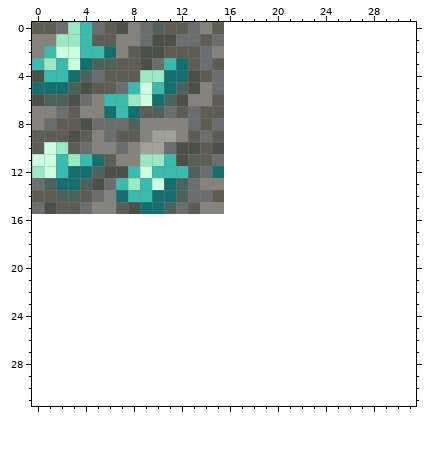
File history of a pixel-art sprite, assets/minecraft/mcpatcher/ctm/dwarven_mines/medium_pris_rough/medium_mithril_pris_rough.png. Above: the version before the commit.
The file is 16x16 pixels. The old version is drawn lined up with the new one, on the new canvas.
After the commit:
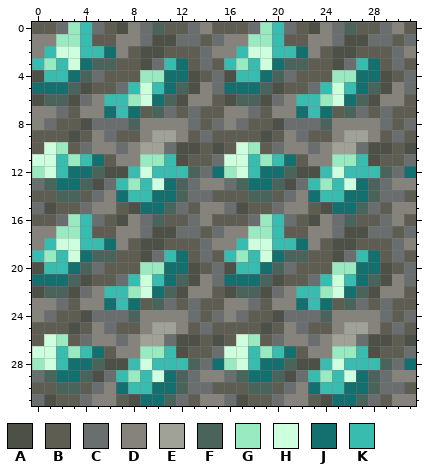
Palette (. is transparent): A #4d5046  B #5d5d52  C #6a6e6f  D #85837b  E #a0a297  F #4a645c  G #99eac1  H #cdfede  J #14706f  K #39bcb0
What changed:
canvas 16x16 -> 32x32
y 0: x 16..31 ................ -> BBCGKCBADCFBBCDB
y 1: x 16..31 ................ -> DDGGKBBDDCAACCBC
y 2: x 16..31 ................ -> DKHHKKJDBAABBBCD
y 3: x 16..31 ................ -> KGKHJFFBBACKJBCB
y 4: x 16..31 ................ -> AKKJFCBBBGGJJABC
y 5: x 16..31 ................ -> JJJFABBCKHKJFADC
y 6: x 16..31 ................ -> AFFACDKKGHJFADDB
y 7: x 16..31 ................ -> DDCBDDJKJBFCBCBB
y 8: x 16..31 ................ -> DCBBACCCFDDDDCBC
y 9: x 16..31 ................ -> BBBABDCBBDEEDBCB
y 10: x 16..31 ................ -> BHGBCDDCDEECAABA
y 11: x 16..31 ................ -> HHKGKJBDDGGKABBC
y 12: x 16..31 ................ -> GHKJJFAAKHKKKFCJ
y 13: x 16..31 ................ -> CFJJFACKGKHJFCDD
y 14: x 16..31 ................ -> BBFFBCDJKKJJFCCB
y 15: x 16..31 ................ -> CABBCDDBAJJFCBDD
y 16: x 0..31 ................................ -> BBCGKCBADCFBBCDBBBCGKCBADCFBBCDB
y 17: x 0..31 ................................ -> DDGGKBBDDCAACCBCDDGGKBBDDCAACCBC
y 18: x 0..31 ................................ -> DKHHKKJDBAABBBCDDKHHKKJDBAABBBCD
y 19: x 0..31 ................................ -> KGKHJFFBBACKJBCBKGKHJFFBBACKJBCB
y 20: x 0..31 ................................ -> AKKJFCBBBGGJJABCAKKJFCBBBGGJJABC
y 21: x 0..31 ................................ -> JJJFABBCKHKJFADCJJJFABBCKHKJFADC
y 22: x 0..31 ................................ -> AFFACDKKGHJFADDBAFFACDKKGHJFADDB
y 23: x 0..31 ................................ -> DDCBDDJKJBFCBCBBDDCBDDJKJBFCBCBB
y 24: x 0..31 ................................ -> DCBBACCCFDDDDCBCDCBBACCCFDDDDCBC
y 25: x 0..31 ................................ -> BBBABDCBBDEEDBCBBBBABDCBBDEEDBCB
y 26: x 0..31 ................................ -> BHGBCDDCDEECAABABHGBCDDCDEECAABA
y 27: x 0..31 ................................ -> HHKGKJBDDGGKABBCHHKGKJBDDGGKABBC
y 28: x 0..31 ................................ -> GHKJJFAAKHKKKFCJGHKJJFAAKHKKKFCJ
y 29: x 0..31 ................................ -> CFJJFACKGKHJFCDDCFJJFACKGKHJFCDD
y 30: x 0..31 ................................ -> BBFFBCDJKKJJFCCBBBFFBCDJKKJJFCCB
y 31: x 0..31 ................................ -> CABBCDDBAJJFCBDDCABBCDDBAJJFCBDD
Where, in picture pixels (left, top, right, bottom), the same in both pictures:
added: (32, 22, 416, 406)
